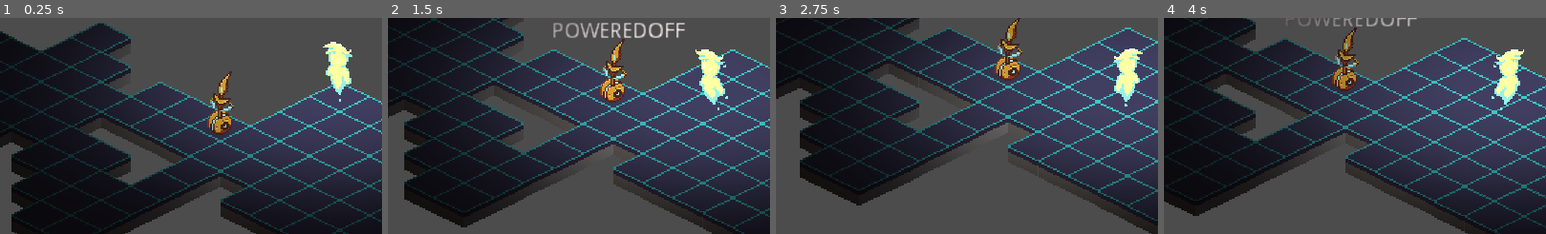
Above: before the commit, frames 1-4 (left to right).
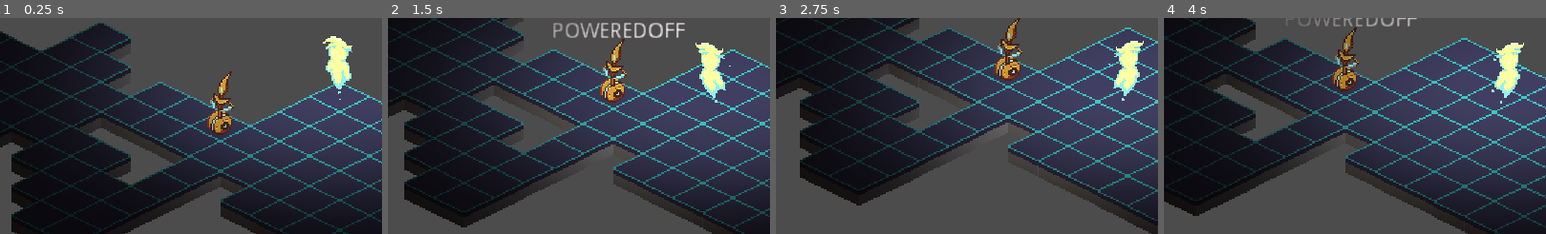
Above: after the commit, the same moments.

Repository: best-godot-team-ever/GoGodotJam
Game: Godot game, scene res://src/Levels/TestLevel.tscn
Two runs of this game, one before a commit and one after it. Both use one fixed random seed, a clock stepped at 60 frames per second and the inputs below.
Inputs (mouse positions are % of the whole screen's width and height, from its top left):
- Up to frame 1 (0.25 s): no input
- Up to frame 2 (1.5 s): tap Enter at 0.5 s; move the mouse to (72, 43) at 0.52 s; hold Right (ui_right) 0.53-1.28 s; tap Down (aim_down) at 0.6 s; move the mouse to (30, 54) at 1.27 s; hold S from 1.28 s (still down); tap Left (aim_left) at 1.35 s
- Up to frame 3 (2.75 s): move the mouse to (60, 26) at 2.02 s; release S at 2.03 s; hold Right (ui_right) from 2.03 s (still down); tap D (aim_right) at 2.1 s
- Up to frame 4 (4 s): move the mouse to (45, 69) at 2.77 s; release Right (ui_right) at 2.78 s; hold Up (ui_up) 2.78-3.53 s; tap W (aim_up) at 2.85 s; move the mouse to (80, 64) at 3.52 s; hold S from 3.53 s (still down); click (80, 64) at 3.6 s
The pictures show only the part of the screen within x 6-56%, y 31-80%; the shares and areas given below are measured in that part.

The runs differ from the first frame. In frame 1, 0.7% of the frame differs, in the area x 84-93%, y 8-39%; in frame 2, 1.0%; in frame 3, 0.9%; in frame 4, 1.0%, in the area x 85-95%, y 11-43%.

Commit message:
Animation for the player

Diff:
--- a/src/Entity/Entity.tscn
+++ b/src/Entity/Entity.tscn
@@ -8,3 +8,7 @@
 [node name="Sprite" type="Sprite" parent="."]
 
 [node name="Tween" type="Tween" parent="."]
+
+[node name="AnimationPlayer" type="AnimationPlayer" parent="."]
+
+[node name="AnimationTree" type="AnimationTree" parent="."]
--- a/src/Entity/Player/Player.gd
+++ b/src/Entity/Player/Player.gd
@@ -4,7 +4,8 @@
 
 const NO_ACTION = -1
 
-onready var animated_sprite = $AnimatedSprite
+onready var animation_tree = $AnimationTree
+onready var anim_state_machine = $AnimationTree["parameters/playback"]
 
 onready var viewport_midpoint: Vector2 = get_viewport_rect().size / 2
 
@@ -120,14 +121,8 @@
 
 func move_on_map(direction: Vector2):
 	.move_on_map(direction)
-	_play_moving_animation()
+	anim_state_machine.travel("Move")
 	_board_manager.set_energy(get_current_position(), 3 if direction.length() != 0 else _board_manager.get_cell(get_current_position()).get("energy_level") + 1)
-
-func _play_moving_animation():
-	if animated_sprite.animation == "idle_back":
-		animated_sprite.play("moving_back")
-	else:
-		animated_sprite.play("moving_front")
 
 func _update_facing_direction(direction: Vector2):
 	move_direction = direction
@@ -135,27 +130,13 @@
 	if not _turn_manager.is_player_turn:
 		return
 
-	match direction:
-		Vector2.UP:
-			animated_sprite.play("idle_back")
-			animated_sprite.flip_h = false
-		Vector2.DOWN:
-			animated_sprite.play("idle_front")
-			animated_sprite.flip_h = false
-
-
-		Vector2.LEFT:
-			animated_sprite.play("idle_back")
-			animated_sprite.flip_h = true
-
-		Vector2.RIGHT:
-			animated_sprite.play("idle_front")
-			animated_sprite.flip_h = true
-
+	animation_tree["parameters/Idle/blend_position"] = direction
+	animation_tree["parameters/Move/blend_position"] = direction
 
 func _animation_finished() -> void:
 	_turn_manager.ready_for_turn()
 	_update_facing_direction(move_direction)
+	anim_state_machine.travel("Idle")
 	# Lol.... Here?
 	health += 0 if health == 100 else 10
 
--- a/src/Entity/Player/Player.tscn
+++ b/src/Entity/Player/Player.tscn
@@ -1,129 +1,318 @@
-[gd_scene load_steps=31 format=2]
+[gd_scene load_steps=28 format=2]
 
 [ext_resource path="res://assets/Player-Sheet.png" type="Texture" id=1]
 [ext_resource path="res://assets/light.png" type="Texture" id=2]
 [ext_resource path="res://src/Entity/Player/Player.gd" type="Script" id=3]
 [ext_resource path="res://src/Entity/Entity.tscn" type="PackedScene" id=4]
-[ext_resource path="res://assets/Player.png" type="Texture" id=5]
-
-[sub_resource type="AtlasTexture" id=14]
-atlas = ExtResource( 1 )
-region = Rect2( 0, 100, 25, 50 )
-
-[sub_resource type="AtlasTexture" id=15]
-atlas = ExtResource( 1 )
-region = Rect2( 25, 100, 25, 50 )
-
-[sub_resource type="AtlasTexture" id=16]
-atlas = ExtResource( 1 )
-region = Rect2( 50, 100, 25, 50 )
-
-[sub_resource type="AtlasTexture" id=17]
-atlas = ExtResource( 1 )
-region = Rect2( 75, 100, 25, 50 )
-
-[sub_resource type="AtlasTexture" id=18]
-atlas = ExtResource( 1 )
-region = Rect2( 100, 100, 25, 50 )
-
-[sub_resource type="AtlasTexture" id=19]
-atlas = ExtResource( 1 )
-region = Rect2( 125, 100, 25, 50 )
-
-[sub_resource type="AtlasTexture" id=20]
-atlas = ExtResource( 1 )
-region = Rect2( 0, 50, 25, 50 )
-
-[sub_resource type="AtlasTexture" id=21]
-atlas = ExtResource( 1 )
-region = Rect2( 25, 50, 25, 50 )
-
-[sub_resource type="AtlasTexture" id=22]
-atlas = ExtResource( 1 )
-region = Rect2( 50, 50, 25, 50 )
-
-[sub_resource type="AtlasTexture" id=23]
-atlas = ExtResource( 1 )
-region = Rect2( 75, 50, 25, 50 )
-
-[sub_resource type="AtlasTexture" id=24]
-atlas = ExtResource( 1 )
-region = Rect2( 100, 50, 25, 50 )
-
-[sub_resource type="AtlasTexture" id=25]
-atlas = ExtResource( 1 )
-region = Rect2( 125, 50, 25, 50 )
-
-[sub_resource type="AtlasTexture" id=26]
-atlas = ExtResource( 1 )
-region = Rect2( 0, 150, 25, 50 )
-
-[sub_resource type="AtlasTexture" id=27]
-atlas = ExtResource( 1 )
-region = Rect2( 25, 150, 25, 50 )
-
-[sub_resource type="AtlasTexture" id=28]
-atlas = ExtResource( 1 )
-region = Rect2( 50, 150, 25, 50 )
-
-[sub_resource type="AtlasTexture" id=29]
-atlas = ExtResource( 1 )
-region = Rect2( 75, 150, 25, 50 )
-
-[sub_resource type="AtlasTexture" id=30]
-atlas = ExtResource( 1 )
-region = Rect2( 100, 150, 25, 50 )
-
-[sub_resource type="AtlasTexture" id=31]
-atlas = ExtResource( 1 )
-region = Rect2( 125, 150, 25, 50 )
-
-[sub_resource type="AtlasTexture" id=32]
-atlas = ExtResource( 1 )
-region = Rect2( 0, 0, 25, 50 )
-
-[sub_resource type="AtlasTexture" id=33]
-atlas = ExtResource( 1 )
-region = Rect2( 25, 0, 25, 50 )
-
-[sub_resource type="AtlasTexture" id=34]
-atlas = ExtResource( 1 )
-region = Rect2( 50, 0, 25, 50 )
-
-[sub_resource type="AtlasTexture" id=35]
-atlas = ExtResource( 1 )
-region = Rect2( 75, 0, 25, 50 )
-
-[sub_resource type="AtlasTexture" id=36]
-atlas = ExtResource( 1 )
-region = Rect2( 100, 0, 25, 50 )
-
-[sub_resource type="AtlasTexture" id=37]
-atlas = ExtResource( 1 )
-region = Rect2( 125, 0, 25, 50 )
-
-[sub_resource type="SpriteFrames" id=13]
-animations = [ {
-"frames": [ SubResource( 14 ), SubResource( 15 ), SubResource( 16 ), SubResource( 17 ), SubResource( 18 ), SubResource( 19 ) ],
-"loop": true,
-"name": "moving_front",
-"speed": 10.0
-}, {
-"frames": [ SubResource( 20 ), SubResource( 21 ), SubResource( 22 ), SubResource( 23 ), SubResource( 24 ), SubResource( 25 ) ],
-"loop": true,
-"name": "idle_front",
-"speed": 10.0
-}, {
-"frames": [ SubResource( 26 ), SubResource( 27 ), SubResource( 28 ), SubResource( 29 ), SubResource( 30 ), SubResource( 31 ) ],
-"loop": true,
-"name": "moving_back",
-"speed": 10.0
-}, {
-"frames": [ SubResource( 32 ), SubResource( 33 ), SubResource( 34 ), SubResource( 35 ), SubResource( 36 ), SubResource( 37 ) ],
-"loop": true,
-"name": "idle_back",
-"speed": 10.0
-} ]
+
+[sub_resource type="Animation" id=1]
+length = 0.001
+tracks/0/type = "value"
+tracks/0/path = NodePath("Sprite:frame")
+tracks/0/interp = 1
+tracks/0/loop_wrap = true
+tracks/0/imported = false
+tracks/0/enabled = true
+tracks/0/keys = {
+"times": PoolRealArray( 0 ),
+"transitions": PoolRealArray( 1 ),
+"update": 0,
+"values": [ 1 ]
+}
+
+[sub_resource type="Animation" id=2]
+resource_name = "idle_back_left"
+length = 0.6
+loop = true
+tracks/0/type = "value"
+tracks/0/path = NodePath("Sprite:frame")
+tracks/0/interp = 1
+tracks/0/loop_wrap = true
+tracks/0/imported = false
+tracks/0/enabled = true
+tracks/0/keys = {
+"times": PoolRealArray( 0, 0.1, 0.2, 0.3, 0.4, 0.5 ),
+"transitions": PoolRealArray( 1, 1, 1, 1, 1, 1 ),
+"update": 1,
+"values": [ 0, 1, 2, 3, 4, 5 ]
+}
+tracks/1/type = "value"
+tracks/1/path = NodePath("Sprite:flip_h")
+tracks/1/interp = 1
+tracks/1/loop_wrap = true
+tracks/1/imported = false
+tracks/1/enabled = true
+tracks/1/keys = {
+"times": PoolRealArray( 0 ),
+"transitions": PoolRealArray( 1 ),
+"update": 1,
+"values": [ true ]
+}
+
+[sub_resource type="Animation" id=3]
+resource_name = "idle_back_right"
+length = 0.6
+loop = true
+tracks/0/type = "value"
+tracks/0/path = NodePath("Sprite:frame")
+tracks/0/interp = 1
+tracks/0/loop_wrap = true
+tracks/0/imported = false
+tracks/0/enabled = true
+tracks/0/keys = {
+"times": PoolRealArray( 0, 0.1, 0.2, 0.3, 0.4, 0.5 ),
+"transitions": PoolRealArray( 1, 1, 1, 1, 1, 1 ),
+"update": 1,
+"values": [ 0, 1, 2, 3, 4, 5 ]
+}
+tracks/1/type = "value"
+tracks/1/path = NodePath("Sprite:flip_h")
+tracks/1/interp = 1
+tracks/1/loop_wrap = true
+tracks/1/imported = false
+tracks/1/enabled = true
+tracks/1/keys = {
+"times": PoolRealArray( 0 ),
+"transitions": PoolRealArray( 1 ),
+"update": 1,
+"values": [ false ]
+}
+
+[sub_resource type="Animation" id=4]
+resource_name = "idle_front_left"
+length = 0.6
+loop = true
+tracks/0/type = "value"
+tracks/0/path = NodePath("Sprite:frame")
+tracks/0/interp = 1
+tracks/0/loop_wrap = true
+tracks/0/imported = false
+tracks/0/enabled = true
+tracks/0/keys = {
+"times": PoolRealArray( 0, 0.1, 0.2, 0.3, 0.4, 0.5 ),
+"transitions": PoolRealArray( 1, 1, 1, 1, 1, 1 ),
+"update": 1,
+"values": [ 6, 7, 8, 9, 10, 11 ]
+}
+tracks/1/type = "value"
+tracks/1/path = NodePath("Sprite:flip_h")
+tracks/1/interp = 1
+tracks/1/loop_wrap = true
+tracks/1/imported = false
+tracks/1/enabled = true
+tracks/1/keys = {
+"times": PoolRealArray( 0 ),
+"transitions": PoolRealArray( 1 ),
+"update": 1,
+"values": [ false ]
+}
+
+[sub_resource type="Animation" id=5]
+resource_name = "idle_front_right"
+length = 0.6
+loop = true
+tracks/0/type = "value"
+tracks/0/path = NodePath("Sprite:frame")
+tracks/0/interp = 1
+tracks/0/loop_wrap = true
+tracks/0/imported = false
+tracks/0/enabled = true
+tracks/0/keys = {
+"times": PoolRealArray( 0, 0.1, 0.2, 0.3, 0.4, 0.5 ),
+"transitions": PoolRealArray( 1, 1, 1, 1, 1, 1 ),
+"update": 1,
+"values": [ 6, 7, 8, 9, 10, 11 ]
+}
+tracks/1/type = "value"
+tracks/1/path = NodePath("Sprite:flip_h")
+tracks/1/interp = 1
+tracks/1/loop_wrap = true
+tracks/1/imported = false
+tracks/1/enabled = true
+tracks/1/keys = {
+"times": PoolRealArray( 0 ),
+"transitions": PoolRealArray( 1 ),
+"update": 1,
+"values": [ true ]
+}
+
+[sub_resource type="Animation" id=6]
+resource_name = "move_back_left"
+length = 0.6
+loop = true
+tracks/0/type = "value"
+tracks/0/path = NodePath("Sprite:frame")
+tracks/0/interp = 1
+tracks/0/loop_wrap = true
+tracks/0/imported = false
+tracks/0/enabled = true
+tracks/0/keys = {
+"times": PoolRealArray( 0, 0.1, 0.2, 0.3, 0.4, 0.5 ),
+"transitions": PoolRealArray( 1, 1, 1, 1, 1, 1 ),
+"update": 1,
+"values": [ 18, 19, 20, 21, 22, 23 ]
+}
+tracks/1/type = "value"
+tracks/1/path = NodePath("Sprite:flip_h")
+tracks/1/interp = 1
+tracks/1/loop_wrap = true
+tracks/1/imported = false
+tracks/1/enabled = true
+tracks/1/keys = {
+"times": PoolRealArray( 0 ),
+"transitions": PoolRealArray( 1 ),
+"update": 1,
+"values": [ true ]
+}
+
+[sub_resource type="Animation" id=7]
+resource_name = "move_back_right"
+length = 0.6
+loop = true
+tracks/0/type = "value"
+tracks/0/path = NodePath("Sprite:frame")
+tracks/0/interp = 1
+tracks/0/loop_wrap = true
+tracks/0/imported = false
+tracks/0/enabled = true
+tracks/0/keys = {
+"times": PoolRealArray( 0, 0.1, 0.2, 0.3, 0.4, 0.5 ),
+"transitions": PoolRealArray( 1, 1, 1, 1, 1, 1 ),
+"update": 1,
+"values": [ 18, 19, 20, 21, 22, 23 ]
+}
+tracks/1/type = "value"
+tracks/1/path = NodePath("Sprite:flip_h")
+tracks/1/interp = 1
+tracks/1/loop_wrap = true
+tracks/1/imported = false
+tracks/1/enabled = true
+tracks/1/keys = {
+"times": PoolRealArray( 0 ),
+"transitions": PoolRealArray( 1 ),
+"update": 1,
+"values": [ false ]
+}
+
+[sub_resource type="Animation" id=8]
+resource_name = "move_front_left"
+length = 0.6
+loop = true
+tracks/0/type = "value"
+tracks/0/path = NodePath("Sprite:frame")
+tracks/0/interp = 1
+tracks/0/loop_wrap = true
+tracks/0/imported = false
+tracks/0/enabled = true
+tracks/0/keys = {
+"times": PoolRealArray( 0, 0.1, 0.2, 0.3, 0.4, 0.5 ),
+"transitions": PoolRealArray( 1, 1, 1, 1, 1, 1 ),
+"update": 1,
+"values": [ 12, 13, 14, 15, 16, 17 ]
+}
+tracks/1/type = "value"
+tracks/1/path = NodePath("Sprite:flip_h")
+tracks/1/interp = 1
+tracks/1/loop_wrap = true
+tracks/1/imported = false
+tracks/1/enabled = true
+tracks/1/keys = {
+"times": PoolRealArray( 0 ),
+"transitions": PoolRealArray( 1 ),
+"update": 1,
+"values": [ false ]
+}
+
+[sub_resource type="Animation" id=9]
+resource_name = "move_front_right"
+length = 0.6
+loop = true
+tracks/0/type = "value"
+tracks/0/path = NodePath("Sprite:frame")
+tracks/0/interp = 1
+tracks/0/loop_wrap = true
+tracks/0/imported = false
+tracks/0/enabled = true
+tracks/0/keys = {
+"times": PoolRealArray( 0, 0.1, 0.2, 0.3, 0.4, 0.5 ),
+"transitions": PoolRealArray( 1, 1, 1, 1, 1, 1 ),
+"update": 1,
+"values": [ 12, 13, 14, 15, 16, 17 ]
+}
+tracks/1/type = "value"
+tracks/1/path = NodePath("Sprite:flip_h")
+tracks/1/interp = 1
+tracks/1/loop_wrap = true
+tracks/1/imported = false
+tracks/1/enabled = true
+tracks/1/keys = {
+"times": PoolRealArray( 0 ),
+"transitions": PoolRealArray( 1 ),
+"update": 1,
+"values": [ true ]
+}
+
+[sub_resource type="AnimationNodeAnimation" id=10]
+animation = "idle_back_left"
+
+[sub_resource type="AnimationNodeAnimation" id=11]
+animation = "idle_front_right"
+
+[sub_resource type="AnimationNodeAnimation" id=12]
+animation = "idle_back_right"
+
+[sub_resource type="AnimationNodeAnimation" id=13]
+animation = "idle_front_left"
+
+[sub_resource type="AnimationNodeBlendSpace2D" id=14]
+blend_point_0/node = SubResource( 10 )
+blend_point_0/pos = Vector2( -1, 0 )
+blend_point_1/node = SubResource( 11 )
+blend_point_1/pos = Vector2( 1, 0 )
+blend_point_2/node = SubResource( 12 )
+blend_point_2/pos = Vector2( 0, -1 )
+blend_point_3/node = SubResource( 13 )
+blend_point_3/pos = Vector2( 0, 1 )
+blend_mode = 1
+
+[sub_resource type="AnimationNodeAnimation" id=17]
+animation = "move_back_left"
+
+[sub_resource type="AnimationNodeAnimation" id=18]
+animation = "move_front_right"
+
+[sub_resource type="AnimationNodeAnimation" id=19]
+animation = "move_back_right"
+
+[sub_resource type="AnimationNodeAnimation" id=20]
+animation = "move_front_left"
+
+[sub_resource type="AnimationNodeBlendSpace2D" id=21]
+blend_point_0/node = SubResource( 17 )
+blend_point_0/pos = Vector2( -1, 0 )
+blend_point_1/node = SubResource( 18 )
+blend_point_1/pos = Vector2( 1, 0 )
+blend_point_2/node = SubResource( 19 )
+blend_point_2/pos = Vector2( 0, -1 )
+blend_point_3/node = SubResource( 20 )
+blend_point_3/pos = Vector2( 0, 1 )
+blend_mode = 1
+
+[sub_resource type="AnimationNodeStateMachineTransition" id=22]
+switch_mode = 1
+
+[sub_resource type="AnimationNodeStateMachineTransition" id=23]
+switch_mode = 1
+
+[sub_resource type="AnimationNodeStateMachine" id=15]
+states/Idle/node = SubResource( 14 )
+states/Idle/position = Vector2( 274, 92 )
+states/Move/node = SubResource( 21 )
+states/Move/position = Vector2( 500, 92 )
+transitions = [ "Idle", "Move", SubResource( 22 ), "Move", "Idle", SubResource( 23 ) ]
+start_node = "Idle"
+
+[sub_resource type="AnimationNodeStateMachinePlayback" id=16]
 
 [node name="Player" instance=ExtResource( 4 )]
 script = ExtResource( 3 )
@@ -135,22 +324,36 @@
 texture_scale = 1.4
 
 [node name="Sprite" parent="." index="1"]
-visible = false
-texture = ExtResource( 5 )
+texture = ExtResource( 1 )
 offset = Vector2( 0, -20 )
+hframes = 6
+vframes = 4
+frame = 1
 
 [node name="Camera2D" type="Camera2D" parent="." index="2"]
 current = true
 smoothing_enabled = true
 
-[node name="AnimatedSprite" type="AnimatedSprite" parent="." index="4"]
-frames = SubResource( 13 )
-animation = "idle_front"
-frame = 1
-playing = true
-offset = Vector2( 0, -16 )
-
-[node name="Label" type="Label" parent="." index="5"]
+[node name="AnimationPlayer" parent="." index="4"]
+anims/RESET = SubResource( 1 )
+anims/idle_back_left = SubResource( 2 )
+anims/idle_back_right = SubResource( 3 )
+anims/idle_front_left = SubResource( 4 )
+anims/idle_front_right = SubResource( 5 )
+anims/move_back_left = SubResource( 6 )
+anims/move_back_right = SubResource( 7 )
+anims/move_front_left = SubResource( 8 )
+anims/move_front_right = SubResource( 9 )
+
+[node name="AnimationTree" parent="." index="5"]
+tree_root = SubResource( 15 )
+anim_player = NodePath("../AnimationPlayer")
+active = true
+parameters/playback = SubResource( 16 )
+parameters/Idle/blend_position = Vector2( 0, 0.949091 )
+parameters/Move/blend_position = Vector2( 0, 0 )
+
+[node name="Label" type="Label" parent="." index="6"]
 margin_left = -67.0
 margin_top = -56.0
 margin_right = 68.0
